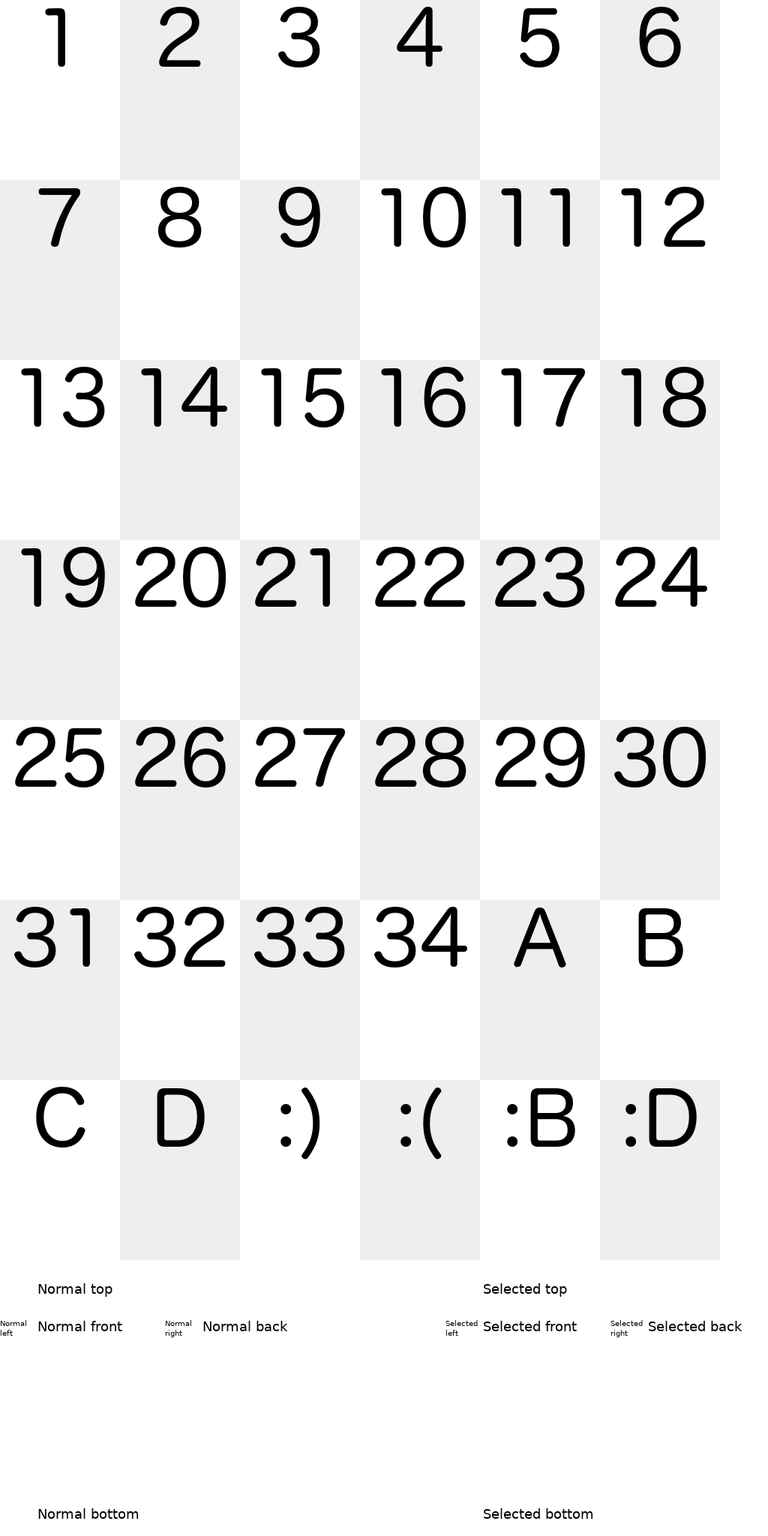
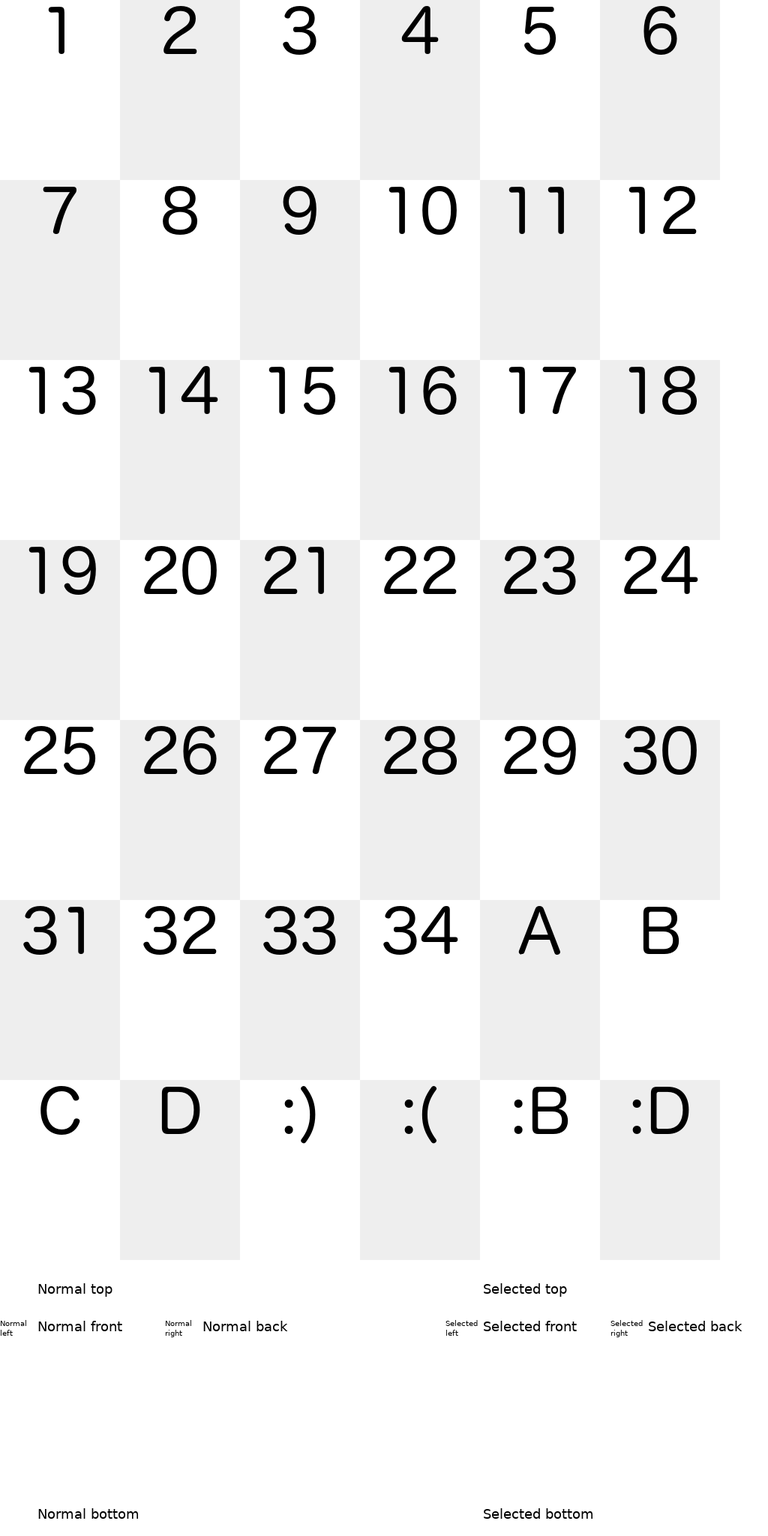
Comparing the layer stacks of the two 768×1536 images. Changes:
painted on "34" over 374, 905, 468, 968
painted on "33" over 254, 905, 345, 968
painted on "32" over 134, 905, 226, 968
painted on "31" over 14, 905, 90, 968
painted on "30" over 614, 725, 707, 788
painted on "29" over 494, 725, 585, 788
painted on "28" over 374, 725, 467, 788
painted on "27" over 254, 725, 345, 787
painted on "26" over 134, 725, 226, 788
painted on "25" over 14, 725, 105, 788
painted on "24" over 614, 545, 708, 607
painted on "23" over 494, 545, 585, 608
painted on "22" over 374, 545, 466, 607
painted on "21" over 254, 545, 330, 607
painted on "20" over 134, 545, 227, 608
painted on "19" over 20, 545, 105, 608
painted on "18" over 620, 365, 707, 428
painted on "17" over 500, 366, 585, 427
painted on "16" over 380, 365, 466, 428
painted on "15" over 260, 366, 345, 428
painted on "14" over 140, 365, 228, 427
painted on "13" over 20, 365, 105, 428
painted on "12" over 620, 185, 706, 247
painted on "10" over 380, 185, 467, 248
…and 18 more changes (18 painted)
